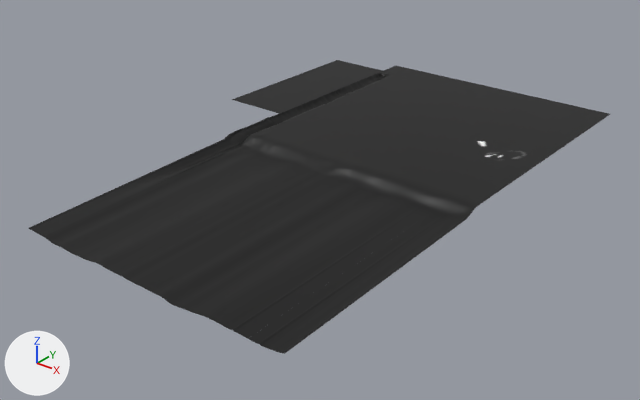
The glTF model my-portfolio/static/models/floor/floor.glb: old version first, new version second.
Before and after are seen from a 50 mm lens placed at (119.9, -209.9, 88.1), pointed at (-11.0, -46.3, -13.4). Lighting does not change. The marker at lower left points along +X, +Y and +Z. The picture after the commit comes second. Where no turn or scale is listed for an object, it has been applied to the vertices. Vertices at exactly the same position are counted once.

In view in the first picture: 'grass-floor-1', 'grass-floor-2'.
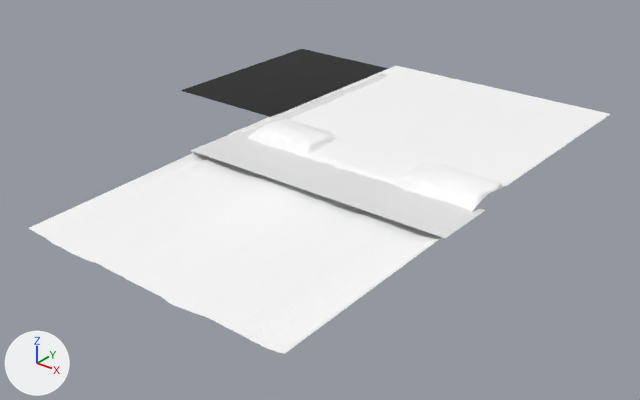
Boxes (x1, y1, x2, y2) around the edits, measured in the pictures (640 x 400 px; the box of a moved part takes in the faces that stretch with it):
'agua', added: after (191, 75, 485, 238)
'grass-floor-2', moved, rescaled (38% wider, 25% taller): before (232, 60, 383, 114); after (180, 49, 389, 117)
part 1 of me_plane_043, moved or reshaped: before (249, 121, 343, 157); after (249, 119, 343, 157)
part 2 of me_plane_043, moved or reshaped: before (394, 165, 506, 211); after (394, 162, 505, 210)
part 3 of me_plane_043, recoloured (black to white): (29, 66, 610, 354) in both

Edits to the bpy script that builds the scene:
```text
Change me_plane_043:
    used by ob_grass_floor_1; location = (1.5, -7.6, 0.2)
    remove me_plane_043.from_pydata(...)  # 26216 vertices, 51340 faces; spans x -40.1..34.6, y -107.6..34.5, z -4.0..0.2
    add me_plane_043.from_pydata(...)  # 26216 vertices, 51341 faces; spans x -40.1..35.6, y -107.6..34.5, z -4.0..2.9
    me_plane_043 part 1: 1653 of 26216 vertices moved; they spanned x -35.9..-12.4, y -43.0..-27.4, z -1.6..0.1 and now span x -36.0..-12.4, y -43.0..-27.3, z -1.5..2.9; mean shift (0.0, -0.4, 1.4); largest move (-24.0, -33.4, 0.0) -> (-24.0, -35.4, 2.8)
    me_plane_043 part 2: 1510 of 26216 vertices moved; they spanned x 12.1..34.5, y -42.3..-27.5, z -0.8..0.0 and now span x 12.1..35.6, y -42.6..-27.5, z -0.7..2.5; mean shift (0.2, -0.2, 1.7); largest move (31.8, -34.2, 0.0) -> (32.3, -35.6, 2.5)
    me_plane_043 part 3: 51288 kept faces spanning x -40.1..35.6, y -107.6..34.5, z -4.0..2.9 get new vertex colours; the middle colour goes from black #000000 to white #ffffff
    other edits to the shape of me_plane_043 do not show in these pictures
Add me_plane_001:
    me_plane_001.from_pydata([(4.0, 42.0, 0.0), (-3.9, 42.0, 0.0), (72.5, -42.0, 0.0), (-4.0, -42.0, 0.0), (4.0, 0.0, 0.0), (-4.0, 0.0, 0.0), (-4.0, -21.0, 0.0), (3.9, -21.0, 0.0), (4.0, -10.5, 0.0), (-4.0, -10.5, 0.0), (-4.0, -25.0, 0.0), (72.6, -25.0, 0.0)], [], [(11, 10, 3), (11, 3, 2), (0, 1, 5), (0, 5, 4), (8, 9, 6), (8, 6, 7), (4, 5, 9), (4, 9, 8), (7, 6, 10), (7, 10, 11)])
Change ob_grass_floor_2:
    ob_grass_floor_2.location: (-47.0, -5.8, 0.2) -> (-56.0, -6.1, 0.2)
    ob_grass_floor_2.scale: (9.45, 25.6, 9.45) -> (18.5, 28.9, 9.45)
Add ob_agua:
    ob_agua = bpy.data.objects.new('agua', me_plane_001)
    ob_agua.location = (-34.7, -23.1, -0.5)
```
